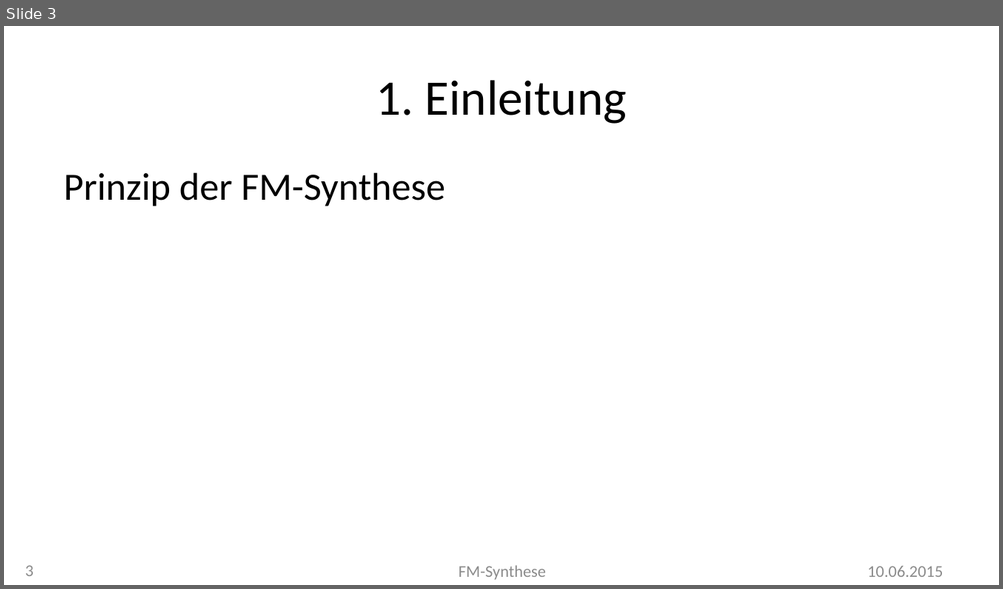
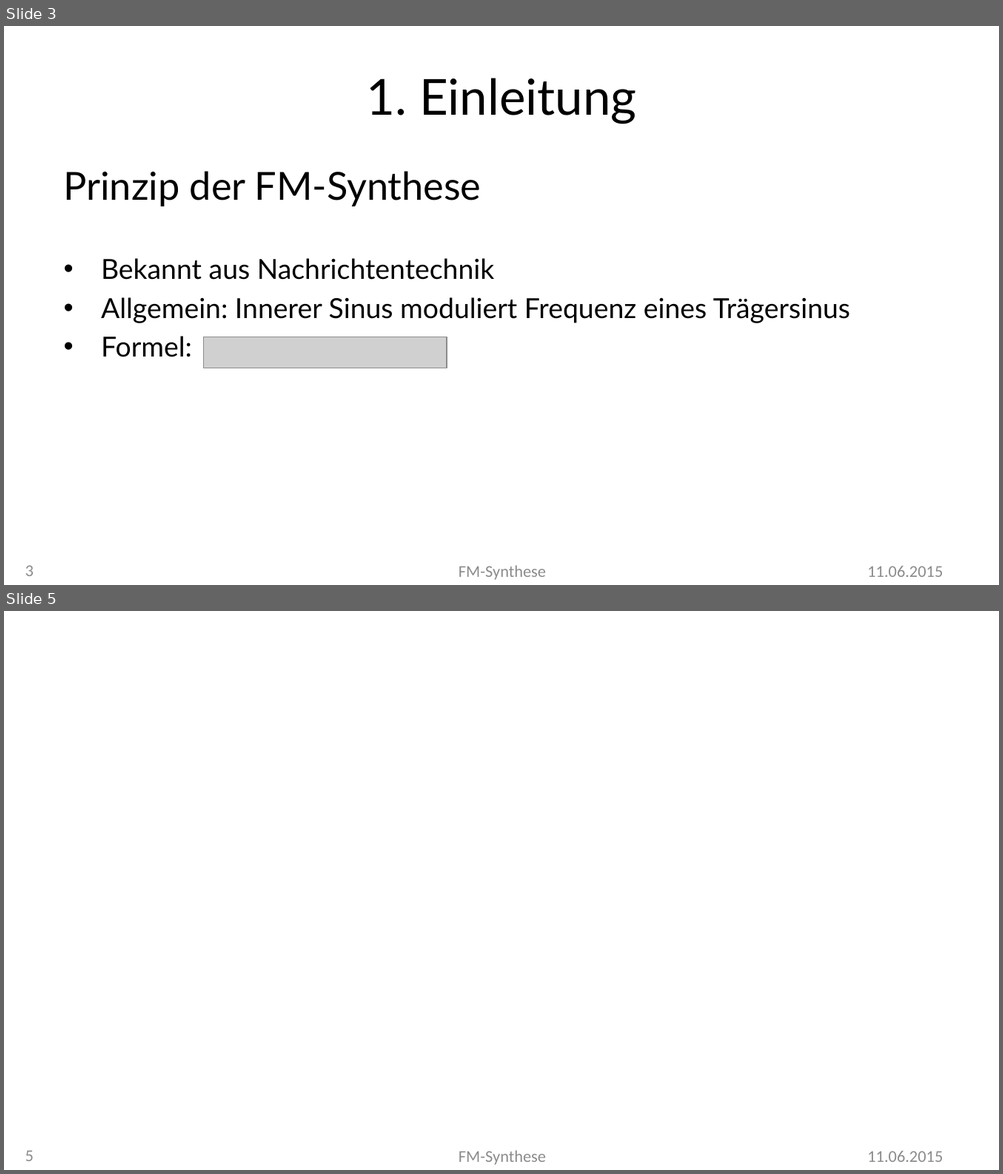
Before and after one commit to MBulli/VSeminar, a slide deck: Praesentation/FMSynthese-Julius.pptx. Shown one above the other, each under a label of ours: slide 3 before the commit, slides 3 and 5 after it; the slides between them are not shown. The pictures are 1003x589 and 1003x1174 pixels, drawn with LibreOffice and Linux fonts; fonts in the diff are those of the drawing; grey boxes stand for pictures; background and template pictures are left out. Boxes give left, top, right and bottom in pixels: in the first picture for what was removed or moved away, otherwise in the second. Text is boxed around its words. In the diff, an @@ line names an element or a change of style, - is before the commit and + after.

```diff
--- a/Praesentation/FMSynthese-Julius.pptx
+++ b/Praesentation/FMSynthese-Julius.pptx
@@ slide 5 added at [4, 611, 999, 1170], background #FFFFFF @@
@@ page number added at [25, 1150, 34, 1162], 12 pt, text #8C8C8C @@
+5
@@ text added at [458, 1150, 546, 1165], 12 pt, text #8C8C8C @@
+FM-Synthese
@@ text added at [867, 1151, 942, 1162], 12 pt, text #8C8C8C @@
+11.06.2015
@@ slide 3 changed as well @@
@@ title "1. Einleitung" at [366, 78, 637, 124]: font Calibri to Lato @@
@@ text at [64, 171, 481, 207]: font Calibri to Lato in "Prinzip der FM-Synthese" @@
@@ text at [101, 258, 850, 358]: paragraphs added @@
+• Bekannt aus Nachrichtentechnik
+• Allgemein: Innerer Sinus moduliert Frequenz eines Trägersinus
+• Formel:
@@ picture added at [204, 338, 447, 368] @@
@@ text at [867, 566, 942, 577]: text changed @@
-10.06.2015
+11.06.2015
```
Also in this commit, not shown: 2 other slides changed, 1 other slide added, 1 other file.
